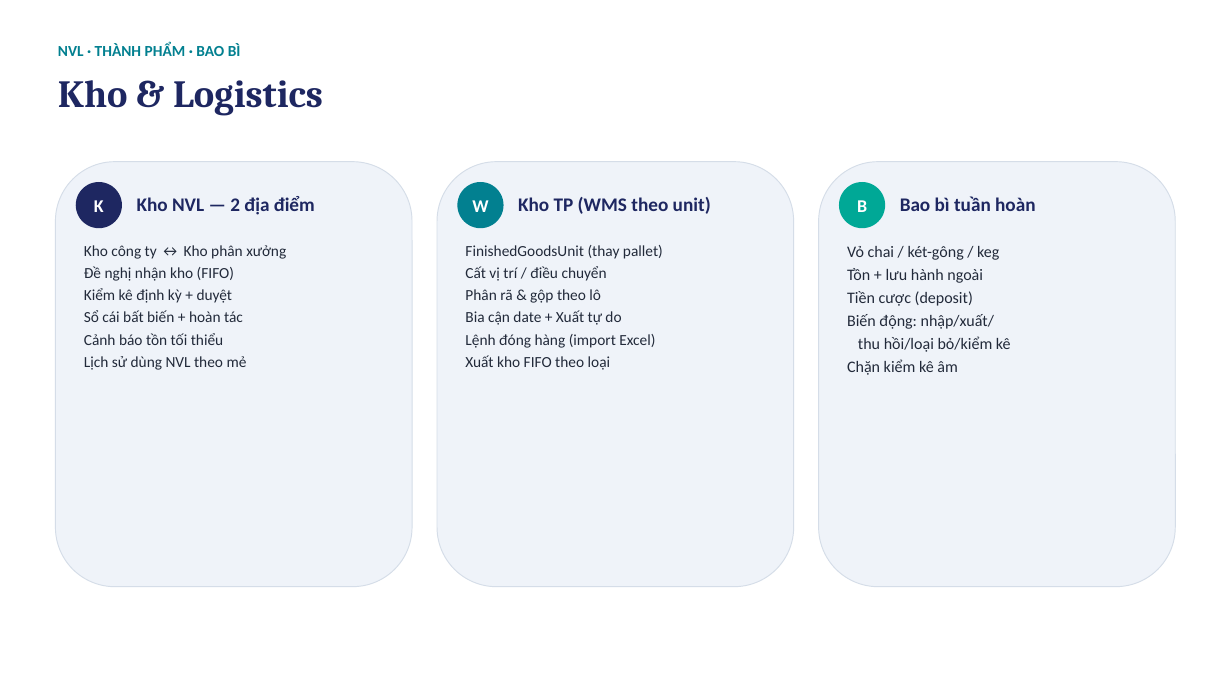
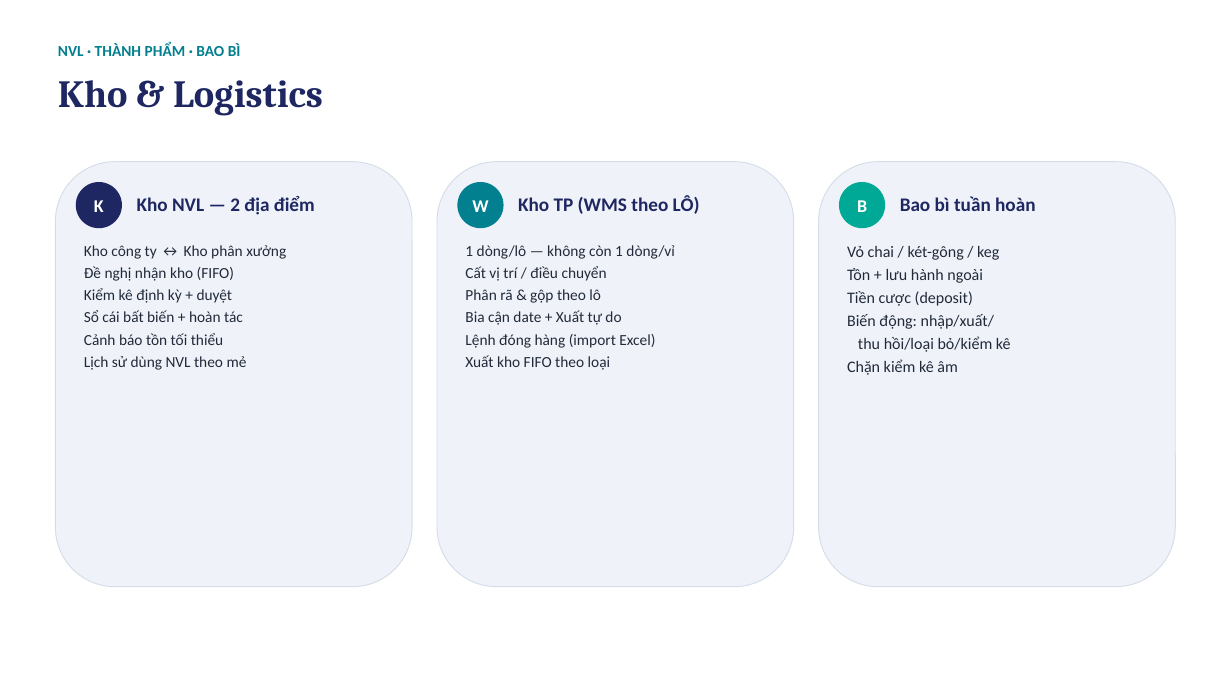
Before and after one commit to GiangdtHLB/HLBMES, a slide deck: slide 5 of docs/MES-TinhNang.pptx. Drawn at 1232x693 pixels with LibreOffice and Linux fonts; fonts in the diff are those of the drawing. Boxes give left, top, right and bottom in pixels: in the first picture for what was removed or moved away, otherwise in the second. Text is boxed around its words. In the diff, an @@ line names an element or a change of style, - is before the commit and + after.

```diff
--- a/docs/MES-TinhNang.pptx
+++ b/docs/MES-TinhNang.pptx
@@ text at [518, 195, 700, 214]: text changed @@
-Kho TP (WMS theo unit)
+Kho TP (WMS theo LÔ)
@@ text at [465, 245, 674, 259]: text changed @@
-FinishedGoodsUnit (thay pallet)
+1 dòng/lô — không còn 1 dòng/vỉ
```
Also in this commit, not shown: 1 other slide changed, 34 other files.
